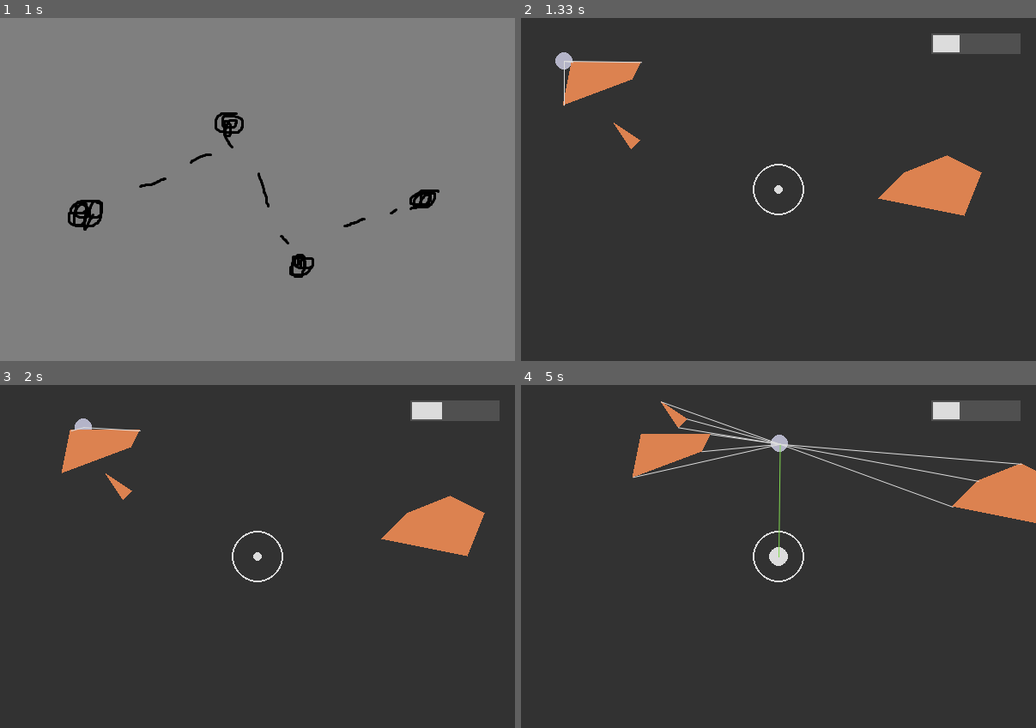
Above: before the commit, frames 1-4 (two rows, left to right).
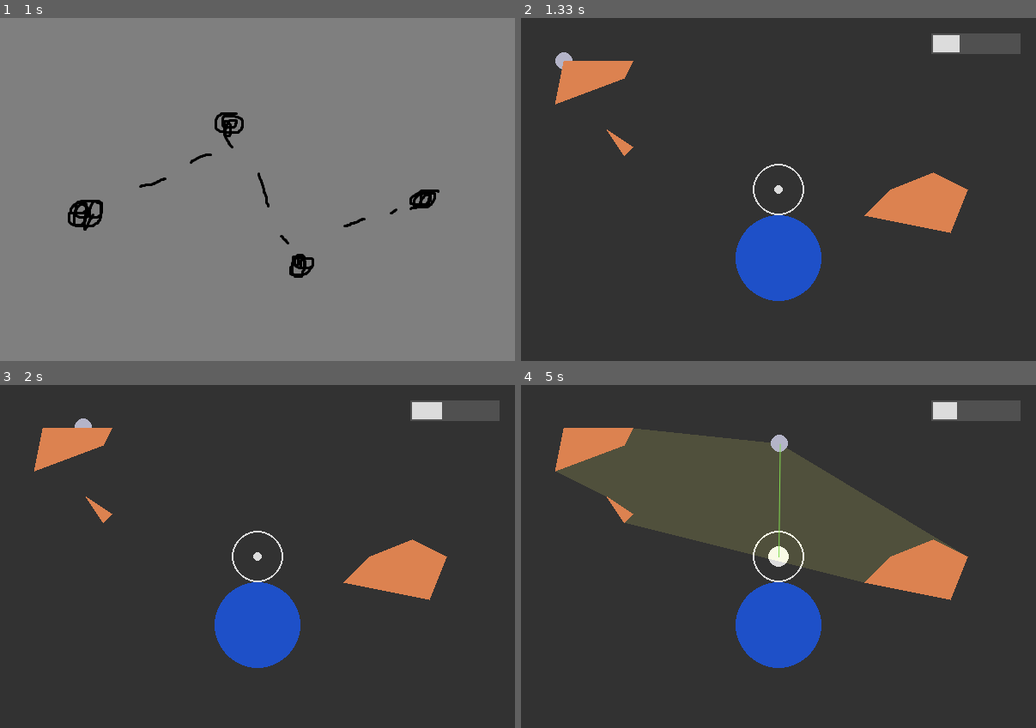
Above: after the commit, the same moments.

Repository: BLSchaf/some_game
Game: pygame game, started from helper_drone.py
The game is run twice, just before and just after one commit, with the same random seed, the same clock (stepped at 60 frames per second) and the same inputs.
Inputs (mouse positions are in pixels of both pictures, inside the frame that each line leads up to):
- Up to frame 1 (1 s): click (257, 288) at 0.38 s; click (144, 151) at 0.72 s
- Up to frame 2 (1.33 s): click (830, 264) at 1.05 s
- Up to frame 3 (2 s): hold D 1.33-1.8 s; move the mouse to (97, 638) at 1.37 s; hold W from 1.83 s (still down); tap Space at 1.9 s
- Up to frame 4 (5 s): release W at 2.13 s; hold D 2.17-2.63 s; tap Space at 2.23, 2.53, 2.73, 3.03, 3.3, 3.63, 3.93, 4.07, 4.47, 4.77 s; hold A 2.67-3.2 s; hold S 3.23-3.53 s; hold A 3.57-3.97 s; hold W 4-4.37 s; hold D from 4.4 s (still down)

Frame 1 is identical in both runs. In frame 2, 5.8% of the frame differs, in the area x 6-90%, y 12-83%; in frame 3, 8.9%; in frame 4, 26%, in the area x 6-100%, y 4-83%.

Commit message:
light polygons

Diff:
--- a/helper_drone.py
+++ b/helper_drone.py
@@ -194,7 +194,7 @@
 
 
 def get_intersection(line1, line2):
-    if line1[0] == line2[1] or line1[1] == line2[1]:
+    if line1[0] == line2[1] or line1[1] == line2[1] or line1[0] == line2[0] or line1[1] == line2[0]:
         return None
     intersection_pt = calc_intersect(line1, line2)
 
@@ -215,12 +215,12 @@
     return list(map(int, calc_intersect(line1, line2)))
 
 
-def check_intersection(obstacles, drone):
+def check_intersection(obstacles, start, end):
     for obstacle in obstacles:
             for i in range(len(obstacle)):
                 intersection_pt = get_intersection((obstacle.points[i],
                                                     obstacle.points[(i+1)%(len(obstacle))]),
-                                                   (drone.pos, CENTER))
+                                                   (start, end))
 
                 if intersection_pt:
                     return intersection_pt
@@ -257,6 +257,11 @@
 def get_distance(start, end):
     dx, dy = get_coord_diff(start, end)
     return math.sqrt(dx**2 + dy**2)
+
+def get_angle(start, end):
+    dx, dy = get_coord_diff(start, end)
+    return math.atan2(-dy,dx) #rads
+##    degs = degrees(rads)
 
 
 
@@ -287,13 +292,87 @@
     '''
     WINDOW.fill((50, 50, 50))
 
+
+
+    intersection_pts = []
+    vertex_list = []
+
+
+
+
+    for i, obstacle_inner in enumerate(obstacles):
+        for j in range(len(obstacle_inner)):
+            flag_vertex = True
+            vertex = obstacle_inner.points[j]
+            vertex_list.append(vertex)
+
+            for a, obstacle in enumerate(obstacles):
+                for b in range(len(obstacle)):
+                    intersection_pt = get_intersection((obstacle.points[b],
+                                                        obstacle.points[(b+1)%(len(obstacle))]),
+                                                       (drone.pos, vertex))
+
+                    if intersection_pt:
+                        intersection_pts.append(intersection_pt)
+                        if flag_vertex == True:
+                            flag_vertex = False
+                            vertex_list.pop()
+
+##    for intersection_pt in intersection_pts:
+##        if intersection_pt:
+##            pygame.draw.circle(WINDOW, (220, 220, 220), intersection_pt, 6, 1)
+    for i, vertex in enumerate(vertex_list):
+        #pygame.draw.aaline(WINDOW, (222,222,222), vertex, drone.pos)
+
+        vertex_list[i] = vertex, get_angle(drone.pos, vertex)
+
+
+    vertex_list.sort(key=lambda tup: tup[1])
+    #print(vertex_list)
+
+    triangles = []
+    for i, vertex in enumerate(vertex_list):
+        flag_triangle = True
+        triangles.append((drone.pos, vertex_list[i][0], vertex_list[(i+1)%(len(vertex_list))][0]))
+        if check_intersection(obstacles,
+                              vertex_list[i][0],
+                              vertex_list[(i+1)%(len(vertex_list))][0]):
+
+            if flag_triangle == True:
+                flag_triangle = False
+                triangles.pop()
+
+    # draw center
     pygame.draw.circle(WINDOW, (220, 220, 220), CENTER, 30, 2)
     pygame.draw.circle(WINDOW, (220, 220, 220), CENTER, int(center.life))
 
-    intersection_pts = []
-    vertex_line = []
-
-    # ****
+    pygame.draw.circle(WINDOW, (30, 80, 200), (300, 280), 50)
+
+    # draw triangles of sight
+    light_surf = pygame.Surface(SIZE)
+    for triangle in triangles:
+        pygame.draw.polygon(light_surf, (30,30,10), triangle)
+    #test_surf.set_colorkey((0,0,0))
+    WINDOW.blit(light_surf, (0, 0, WIDTH, HEIGHT), special_flags=pygame.BLEND_RGBA_ADD)
+
+    # draw drone and obstacles
+    drone.draw()
+    for obstacle in obstacles:
+        obstacle.draw()
+
+    # draw line of sight
+    if no_contact:
+        pass
+        #pygame.draw.aaline(WINDOW, (220, 130, 80), drone.pos, CENTER)
+        #pygame.draw.circle(WINDOW, (220, 220, 220), no_contact, 6, 1)
+    else:
+        pygame.draw.aaline(WINDOW, (130, 220, 80), drone.pos, CENTER)
+
+    pygame.draw.rect(WINDOW, (80,80,80), (WIDTH - 122, 18, 104, 24))
+    if drone.life >= 1:
+        pygame.draw.rect(WINDOW, (220, 220, 220), (WIDTH - 120, 20, int(drone.life), 20))
+
+# ****
 ##    test_surf = pygame.Surface((center.life*4, center.life*4))
 ##    pygame.draw.circle(test_surf,
 ##                       (20,20,20),
@@ -302,60 +381,14 @@
 ##    test_surf.set_colorkey((0,0,0))
     # ****
 
-
-    pygame.draw.circle(WINDOW, (220, 220, 220), CENTER, int(center.life))
-
-    pygame.draw.rect(WINDOW, (80,80,80), (WIDTH - 122, 18, 104, 24))
-    if drone.life >= 1:
-        pygame.draw.rect(WINDOW, (220, 220, 220), (WIDTH - 120, 20, int(drone.life), 20))
-
-    drone.draw()
-    for obstacle in obstacles:
-        obstacle.draw()
-
-
-
-
-    if no_contact:
-        pass
-        #pygame.draw.aaline(WINDOW, (220, 130, 80), drone.pos, CENTER)
-        #pygame.draw.circle(WINDOW, (220, 220, 220), no_contact, 6, 1)
-    else:
-        pygame.draw.aaline(WINDOW, (130, 220, 80), drone.pos, CENTER)
-
-
     #WINDOW.blit(test_surf, (int(CENTER[0]-center.life*2), int(CENTER[1]-center.life*2)), special_flags=pygame.BLEND_RGBA_ADD)
 
     #Line of Sight Field
-    # for each obstacle: draw line from player to vertex[i] of obstacle
-    # only draw lines without intersection
-
-    # and then slightly right and left to vertex
     # fill triangles
-
-    for i, obstacle_inner in enumerate(obstacles):
-        for j in range(len(obstacle_inner)):
-            flag_vertex = True
-            vertex = obstacle_inner.points[j]
-            vertex_line.append(vertex)
-
-            for a, obstacle in enumerate(obstacles):
-                for b in range(len(obstacle)):
-                    intersection_pt = get_intersection((obstacle.points[b],
-                                                        obstacle.points[(b+1)%(len(obstacle))]),
-                                                       (drone.pos, vertex))
-
-                    if intersection_pt:
-                        intersection_pts.append(intersection_pt)
-                        if flag_vertex == True:
-                            flag_vertex = False
-                            vertex_line.pop()
-
-##    for intersection_pt in intersection_pts:
-##        if intersection_pt:
-##            pygame.draw.circle(WINDOW, (220, 220, 220), intersection_pt, 6, 1)
-    for vertex in vertex_line:
-        pygame.draw.aaline(WINDOW, (222,222,222), vertex, drone.pos)
+    # lines slightly right and left to vertex
+
+
+
 
     pygame.display.update()
 
@@ -555,7 +588,7 @@
         if not run:
             break
 
-        no_contact = check_intersection(obstacles, drone)
+        no_contact = check_intersection(obstacles, drone.pos, CENTER)
         update_interaction(no_contact, drone, center)
 
         if drone.life < 0.1:
@@ -569,7 +602,8 @@
         # Do Stuff
         drone.move()
         for obstacle in obstacles:
-            obstacle.move()
+            pass
+        #obstacle.move()
 
         # Update window
         update_window(drone, obstacles, center, no_contact)
